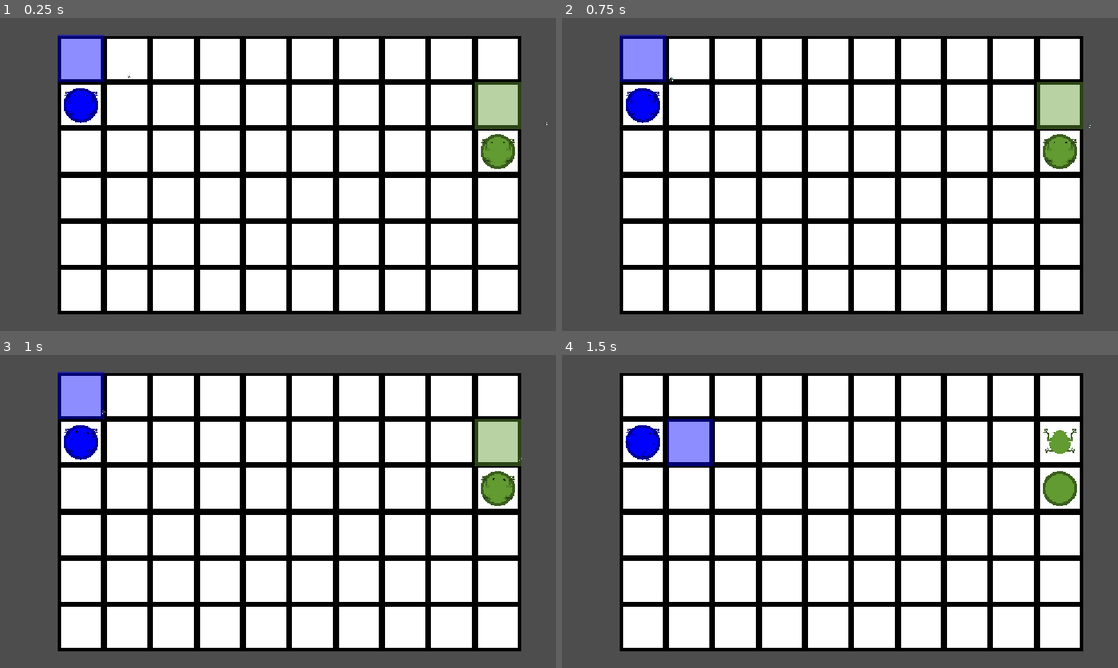
Above: before the commit, frames 1-4 (two rows, left to right).
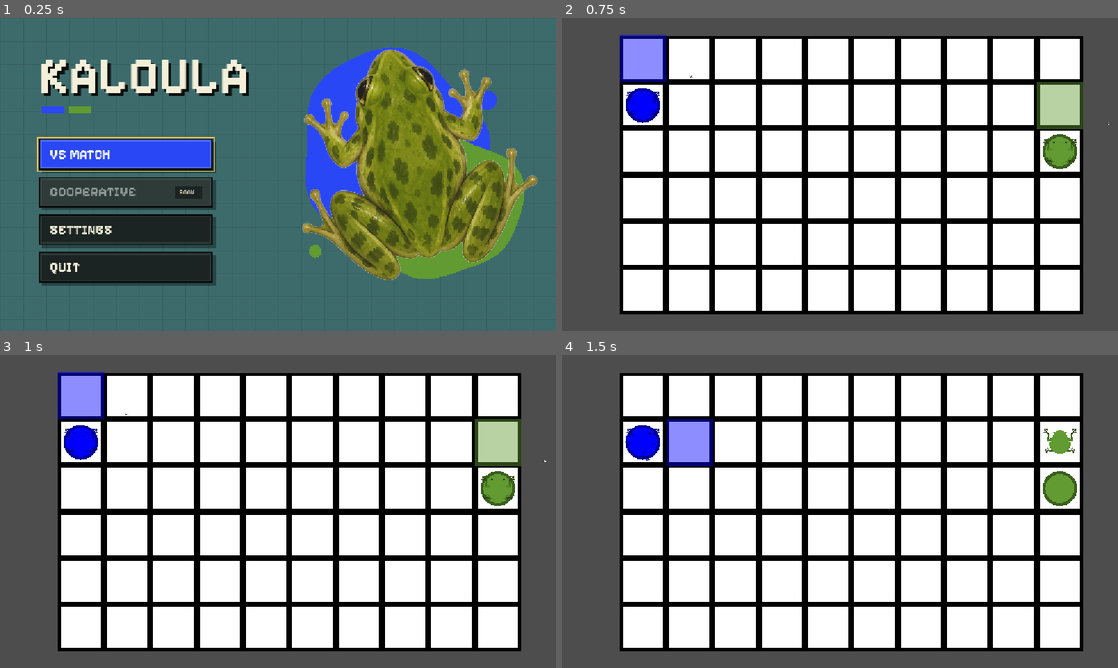
Above: after the commit, the same moments.

Repository: Jasp137/kaloula
Game: Godot game, scene res://scenes/menu/main_menu.tscn
Two runs of this game, one before a commit and one after it. Both use one fixed random seed, a clock stepped at 60 frames per second and the inputs below. Before the commit the project starts from res://scenes/game.tscn.
Inputs (mouse positions are in pixels of both pictures, inside the frame that each line leads up to):
- Up to frame 1 (0.25 s): no input
- Up to frame 2 (0.75 s): click (689, 155) at 0.5 s, where only the run after the commit has a clickable "VS MATCH"
- Up to frame 3 (1 s): no input
- Up to frame 4 (1.5 s): tap Enter at 1.25 s; hold D (turn_right) from 1.28 s (still down)

The runs differ from the first frame. In frame 1, 98% of the frame differs, in the area x 0-100%, y 0-100%; in frame 2, less than 0.1%; in frame 3, less than 0.1%; in frame 4, nothing differs.

Commit message:
Add a main menu with settings
scenes/menu/main_menu.tscn is now the start scene:
- VS MATCH starts scenes/game.tscn
- COOPERATIVE is greyed out with a SOON tag; choosing it shows
  "Cooperative isn't available yet."
- SETTINGS: sound effects and music volume sliders (saved to
  user://settings.cfg); Esc or BACK returns
- QUIT
Keyboard/gamepad focus starts on VS MATCH. The menu plays
bossa_antigua.mp3 on the new Music bus; the sound slider previews
frog_hop.mp3 on the new SFX bus.

Adds default_bus_layout.tres (Music, SFX), GameSettings
(scripts/game_settings.gd) to load/save/apply the volumes, and the
title frog art (assets/ui/frog_title.png). Uses the HUD branch's pixel
panel and font.

Co-Authored-By: Claude Opus 5.5 <noreply@anthropic.com>
Claude-Session: https://claude.ai/code/session_01NwJUmPYu1kZEJfoB7r212R

Diff:
--- /dev/null
+++ b/client/kaloula/default_bus_layout.tres
@@ -0,0 +1,15 @@
+[gd_resource type="AudioBusLayout" format=3]
+
+[resource]
+bus/1/name = &"Music"
+bus/1/solo = false
+bus/1/mute = false
+bus/1/bypass_fx = false
+bus/1/volume_db = 0.0
+bus/1/send = &"Master"
+bus/2/name = &"SFX"
+bus/2/solo = false
+bus/2/mute = false
+bus/2/bypass_fx = false
+bus/2/volume_db = 0.0
+bus/2/send = &"Master"
--- a/client/kaloula/project.godot
+++ b/client/kaloula/project.godot
@@ -11,7 +11,7 @@
 [application]
 
 config/name="Kaloula"
-run/main_scene="uid://bmm0yn086uric"
+run/main_scene="res://scenes/menu/main_menu.tscn"
 config/features=PackedStringArray("4.7", "GL Compatibility")
 config/icon="res://icon.svg"
 
--- /dev/null
+++ b/client/kaloula/scenes/menu/main_menu.gd
@@ -0,0 +1,372 @@
+class_name MainMenu
+extends Control
+## Title screen: VS match, Cooperative (not available yet), Settings (sound and
+## music volume) and Quit. Plays the menu music on the "Music" bus.
+
+## Scene started by "VS MATCH".
+@export_file("*.tscn") var vs_match_scene := "res://scenes/game.tscn"
+@export var music: AudioStream = preload("res://assets/audio/bossa_antigua.mp3")
+## Played on the "SFX" bus when the sound slider is let go, to preview the volume.
+@export var sound_preview: AudioStream = preload("res://assets/audio/frog_hop.mp3")
+
+const FONT_REGULAR := preload("res://assets/fonts/pixelify-sans-latin-400-normal.woff2")
+const FONT_SEMIBOLD := preload("res://assets/fonts/pixelify-sans-latin-600-normal.woff2")
+const FONT_BOLD := preload("res://assets/fonts/pixelify-sans-latin-700-normal.woff2")
+const FROG_ART := preload("res://assets/ui/frog_title.png")
+
+const TEXT := Color("f3efd9")
+const TEXT_DIM := Color("c9c4ad")
+const BLUE := Color("2a47f5")
+const GREEN := Color("619b31")
+const POND := Color("3d6b6c")
+const POND_LINE := Color("36605f")
+const FOCUS := Color("f2c14e")
+
+var _main: Control
+var _settings: Control
+var _vs_button: Button
+var _settings_back: Button
+var _toast: PanelContainer
+var _toast_tween: Tween
+var _music_player: AudioStreamPlayer
+var _sfx_player: AudioStreamPlayer
+var _sound_value: Label
+var _music_value: Label
+
+
+func _ready() -> void:
+	GameSettings.load_settings()
+	set_anchors_preset(Control.PRESET_FULL_RECT)
+	_build_background()
+	_build_main()
+	_build_settings()
+	_build_toast()
+	_music_player = AudioStreamPlayer.new()
+	_music_player.bus = GameSettings.MUSIC_BUS
+	if music is AudioStreamMP3:
+		music.loop = true
+	_music_player.stream = music
+	add_child(_music_player)
+	_music_player.play()
+	_sfx_player = AudioStreamPlayer.new()
+	_sfx_player.bus = GameSettings.SFX_BUS
+	_sfx_player.stream = sound_preview
+	add_child(_sfx_player)
+	_show_main()
+
+
+func _unhandled_input(event: InputEvent) -> void:
+	if event.is_action_pressed("ui_cancel") and _settings.visible:
+		_show_main()
+		get_viewport().set_input_as_handled()
+
+
+# --- actions --------------------------------------------------------------------
+
+func _on_vs_match() -> void:
+	get_tree().change_scene_to_file(vs_match_scene)
+
+
+func _on_cooperative() -> void:
+	_show_toast("Cooperative isn't available yet.")
+
+
+func _on_quit() -> void:
+	get_tree().quit()
+
+
+func _show_main() -> void:
+	if _settings.visible:
+		GameSettings.save_settings()
+	_settings.hide()
+	_main.show()
+	_vs_button.grab_focus()
+
+
+func _show_settings() -> void:
+	_main.hide()
+	_settings.show()
+	_settings_back.grab_focus()
+
+
+func _show_toast(message: String) -> void:
+	(_toast.get_child(0).get_child(1) as Label).text = message
+	if _toast_tween:
+		_toast_tween.kill()
+	_toast.modulate.a = 1.0
+	_toast.show()
+	_toast_tween = create_tween()
+	_toast_tween.tween_interval(1.9)
+	_toast_tween.tween_property(_toast, "modulate:a", 0.0, 0.3)
+	_toast_tween.tween_callback(_toast.hide)
+
+
+# --- building -------------------------------------------------------------------
+
+func _build_background() -> void:
+	var bg := Control.new()
+	bg.set_anchors_preset(Control.PRESET_FULL_RECT)
+	bg.mouse_filter = Control.MOUSE_FILTER_IGNORE
+	bg.draw.connect(func() -> void:
+		bg.draw_rect(Rect2(Vector2.ZERO, bg.size), POND)
+		var line := Color(POND_LINE, 0.7)
+		var x := 0.0
+		while x < bg.size.x:
+			bg.draw_rect(Rect2(x, 0, 2, bg.size.y), line)
+			x += 48.0
+		var y := 0.0
+		while y < bg.size.y:
+			bg.draw_rect(Rect2(0, y, bg.size.x, 2), line)
+			y += 48.0)
+	bg.resized.connect(bg.queue_redraw)
+	add_child(bg)
+
+
+func _build_main() -> void:
+	_main = Control.new()
+	_main.set_anchors_preset(Control.PRESET_FULL_RECT)
+	_main.mouse_filter = Control.MOUSE_FILTER_IGNORE
+	add_child(_main)
+
+	# key art: paint blobs in the two player colours behind the frog
+	var art := Control.new()
+	art.mouse_filter = Control.MOUSE_FILTER_IGNORE
+	art.position = Vector2(600, 60)
+	art.size = Vector2(500, 480)
+	art.draw.connect(func() -> void:
+		_blob(art, Vector2(210, 200), Vector2(190, 190), BLUE, 1.0)
+		_blob(art, Vector2(320, 325), Vector2(160, 150), GREEN, 2.0)
+		art.draw_circle(Vector2(410, 110), 20, BLUE)
+		art.draw_circle(Vector2(53, 423), 13, GREEN))
+	_main.add_child(art)
+	var frog := TextureRect.new()
+	frog.texture = FROG_ART
+	frog.texture_filter = CanvasItem.TEXTURE_FILTER_LINEAR_WITH_MIPMAPS
+	frog.expand_mode = TextureRect.EXPAND_IGNORE_SIZE
+	frog.stretch_mode = TextureRect.STRETCH_KEEP_ASPECT_CENTERED
+	frog.mouse_filter = Control.MOUSE_FILTER_IGNORE
+	frog.position = Vector2(600, 60)
+	frog.size = Vector2(500, 470)
+	frog.pivot_offset = frog.size * 0.5
+	frog.rotation_degrees = -12.0
+	_main.add_child(frog)
+
+	var title := _label("KALOULA", FONT_BOLD, 104, TEXT)
+	title.add_theme_color_override("font_shadow_color", Color("0b0f0e"))
+	title.add_theme_constant_override("shadow_offset_x", 6)
+	title.add_theme_constant_override("shadow_offset_y", 6)
+	title.position = Vector2(80, 58)
+	_main.add_child(title)
+	for i in 2:
+		var stripe := ColorRect.new()
+		stripe.color = [BLUE, GREEN][i]
+		stripe.position = Vector2(86 + i * 56, 182)
+		stripe.size = Vector2(46, 14)
+		stripe.mouse_filter = Control.MOUSE_FILTER_IGNORE
+		_main.add_child(stripe)
+
+	var menu := VBoxContainer.new()
+	menu.position = Vector2(80, 250)
+	menu.custom_minimum_size = Vector2(360, 0)
+	menu.add_theme_constant_override("separation", 14)
+	_main.add_child(menu)
+	_vs_button = _menu_button("VS MATCH", BLUE, Color("4d67ff"), Color.WHITE)
+	_vs_button.pressed.connect(_on_vs_match)
+	menu.add_child(_vs_button)
+	var coop := _menu_button("COOPERATIVE", Color("2f3b39"), Color("3a4745"), Color("8d9893"))
+	coop.mouse_default_cursor_shape = Control.CURSOR_FORBIDDEN
+	coop.tooltip_text = "Not available yet"
+	coop.pressed.connect(_on_cooperative)
+	var soon := PanelContainer.new()
+	var soon_style := StyleBoxFlat.new()
+	soon_style.bg_color = Color("1c2423")
+	soon_style.set_content_margin_all(5)
+	soon_style.content_margin_left = 8
+	soon_style.content_margin_right = 8
+	soon.add_theme_stylebox_override("panel", soon_style)
+	soon.mouse_filter = Control.MOUSE_FILTER_IGNORE
+	soon.add_child(_label("SOON", FONT_SEMIBOLD, 13, TEXT_DIM))
+	soon.set_anchors_and_offsets_preset(Control.PRESET_CENTER_RIGHT)
+	soon.offset_left = -78
+	soon.offset_right = -22
+	soon.offset_top = -13
+	soon.offset_bottom = 13
+	coop.add_child(soon)
+	menu.add_child(coop)
+	var settings := _menu_button("SETTINGS", Color("1c2423"), Color("2c3937"), TEXT)
+	settings.pressed.connect(_show_settings)
+	menu.add_child(settings)
+	var quit := _menu_button("QUIT", Color("1c2423"), Color("2c3937"), TEXT)
+	quit.pressed.connect(_on_quit)
+	menu.add_child(quit)
+
+
+func _build_settings() -> void:
+	_settings = CenterContainer.new()
+	_settings.set_anchors_preset(Control.PRESET_FULL_RECT)
+	add_child(_settings)
+	var panel := PanelContainer.new()
+	var style := PixelStyleBox.new(0.0)
+	style.shadow_offset = Vector2(8, 8)
+	style.shadow = Color(0, 0, 0, 0.35)
+	style.content_margin_left = 40
+	style.content_margin_right = 40
+	style.content_margin_top = 34
+	style.content_margin_bottom = 36
+	panel.add_theme_stylebox_override("panel", style)
+	panel.custom_minimum_size = Vector2(560, 0)
+	_settings.add_child(panel)
+	var box := VBoxContainer.new()
+	box.add_theme_constant_override("separation", 30)
+	panel.add_child(box)
+	box.add_child(_label("SETTINGS", FONT_BOLD, 44, TEXT))
+	_sound_value = _volume_row(box, "Sound effects", Color("b6c4ff"), BLUE, GameSettings.sound,
+			func(v: float) -> void:
+				GameSettings.set_sound(v)
+				_sound_value.text = "%d%%" % roundi(v * 100.0),
+			func() -> void: _sfx_player.play())
+	_music_value = _volume_row(box, "Music", Color("b6e08c"), GREEN, GameSettings.music,
+			func(v: float) -> void:
+				GameSettings.set_music(v)
+				_music_value.text = "%d%%" % roundi(v * 100.0),
+			Callable())
+	_settings_back = _menu_button("BACK", Color("2f3b39"), Color("3a4745"), TEXT, 56, 24)
+	_settings_back.size_flags_horizontal = Control.SIZE_SHRINK_BEGIN
+	_settings_back.custom_minimum_size.x = 150
+	_settings_back.pressed.connect(_show_main)
+	box.add_child(_settings_back)
+
+
+## A labelled volume slider. Returns the label showing the percentage.
+func _volume_row(parent: Control, title: String, value_color: Color, fill: Color, start: float,
+		on_change: Callable, on_release: Callable) -> Label:
+	var row := VBoxContainer.new()
+	row.add_theme_constant_override("separation", 10)
+	parent.add_child(row)
+	var head := HBoxContainer.new()
+	row.add_child(head)
+	var name_label := _label(title, FONT_SEMIBOLD, 22, TEXT)
+	name_label.size_flags_horizontal = Control.SIZE_EXPAND_FILL
+	head.add_child(name_label)
+	var value := _label("%d%%" % roundi(start * 100.0), FONT_BOLD, 22, value_color)
+	head.add_child(value)
+	var slider := HSlider.new()
+	slider.min_value = 0.0
+	slider.max_value = 1.0
+	slider.step = 0.05
+	slider.value = start
+	slider.custom_minimum_size = Vector2(0, 30)
+	var track := StyleBoxFlat.new()
+	track.bg_color = Color("0b0f0e")
+	track.content_margin_top = 8
+	track.content_margin_bottom = 8
+	var filled := StyleBoxFlat.new()
+	filled.bg_color = fill
+	filled.border_color = Color("0b0f0e")
+	filled.border_width_top = 3
+	filled.border_width_bottom = 3
+	filled.border_width_left = 3
+	filled.content_margin_top = 8
+	filled.content_margin_bottom = 8
+	slider.add_theme_stylebox_override("slider", track)
+	slider.add_theme_stylebox_override("grabber_area", filled)
+	slider.add_theme_stylebox_override("grabber_area_highlight", filled)
+	var focus := StyleBoxFlat.new()
+	focus.draw_center = false
+	focus.border_color = FOCUS
+	focus.set_border_width_all(3)
+	focus.set_expand_margin_all(4)
+	slider.add_theme_stylebox_override("focus", focus)
+	var knob := _knob_texture(Color(TEXT))
+	slider.add_theme_icon_override("grabber", knob)
+	slider.add_theme_icon_override("grabber_highlight", _knob_texture(Color.WHITE))
+	slider.value_changed.connect(on_change)
+	if on_release.is_valid():
+		slider.drag_ended.connect(func(_changed: bool) -> void: on_release.call())
+	row.add_child(slider)
+	return value
+
+
+func _build_toast() -> void:
+	_toast = PanelContainer.new()
+	var style := PixelStyleBox.new(14.0)
+	style.content_margin_left = 20
+	style.content_margin_right = 20
+	style.shadow_offset = Vector2(6, 6)
+	_toast.add_theme_stylebox_override("panel", style)
+	_toast.mouse_filter = Control.MOUSE_FILTER_IGNORE
+	_toast.set_anchors_and_offsets_preset(Control.PRESET_CENTER_BOTTOM)
+	_toast.grow_horizontal = Control.GROW_DIRECTION_BOTH
+	_toast.offset_top = -88
+	_toast.offset_bottom = -40
+	var row := HBoxContainer.new()
+	row.add_theme_constant_override("separation", 12)
+	_toast.add_child(row)
+	var bang := _label("!", FONT_BOLD, 22, FOCUS)
+	row.add_child(bang)
+	row.add_child(_label("", FONT_SEMIBOLD, 20, TEXT))
+	_toast.hide()
+	add_child(_toast)
+
+
+func _menu_button(text: String, fill: Color, inner: Color, text_color: Color, height: int = 64,
+		font_size: int = 28) -> Button:
+	var b := Button.new()
+	b.text = text
+	b.alignment = HORIZONTAL_ALIGNMENT_LEFT
+	b.custom_minimum_size = Vector2(0, height)
+	b.add_theme_font_override("font", FONT_BOLD)
+	b.add_theme_font_size_override("font_size", font_size)
+	for state in ["font_color", "font_hover_color", "font_pressed_color", "font_focus_color", "font_hover_pressed_color"]:
+		b.add_theme_color_override(state, text_color)
+	var normal := PixelStyleBox.new(0.0)
+	normal.fill = fill
+	normal.inner = inner
+	normal.shadow = Color(0, 0, 0, 0.35)
+	normal.shadow_offset = Vector2(6, 6)
+	normal.content_margin_left = 22
+	normal.content_margin_right = 22
+	var hover: PixelStyleBox = normal.duplicate()
+	hover.fill = fill.lightened(0.12)
+	hover.inner = inner.lightened(0.12)
+	var pressed: PixelStyleBox = normal.duplicate()
+	pressed.shadow_offset = Vector2(2, 2)
+	pressed.fill = fill.darkened(0.1)
+	var focus := StyleBoxFlat.new()
+	focus.draw_center = false
+	focus.border_color = FOCUS
+	focus.set_border_width_all(3)
+	focus.set_expand_margin_all(5)
+	b.add_theme_stylebox_override("normal", normal)
+	b.add_theme_stylebox_override("hover", hover)
+	b.add_theme_stylebox_override("pressed", pressed)
+	b.add_theme_stylebox_override("hover_pressed", pressed)
+	b.add_theme_stylebox_override("focus", focus)
+	return b
+
+
+static func _label(text: String, font: Font, font_size: int, color: Color) -> Label:
+	var l := Label.new()
+	l.text = text
+	l.add_theme_font_override("font", font)
+	l.add_theme_font_size_override("font_size", font_size)
+	l.add_theme_color_override("font_color", color)
+	l.mouse_filter = Control.MOUSE_FILTER_IGNORE
+	return l
+
+
+static func _knob_texture(color: Color) -> ImageTexture:
+	var img := Image.create(22, 30, false, Image.FORMAT_RGBA8)
+	img.fill(Color("0b0f0e"))
+	img.fill_rect(Rect2i(3, 3, 16, 24), color)
+	return ImageTexture.create_from_image(img)
+
+
+## An organic paint blob.
+static func _blob(canvas: CanvasItem, center: Vector2, radius: Vector2, color: Color, seed_value: float) -> void:
+	var pts := PackedVector2Array()
+	for i in 48:
+		var a := TAU * i / 48.0
+		var wobble := 1.0 + 0.06 * sin(a * 3.0 + seed_value) + 0.04 * sin(a * 5.0 + seed_value * 2.0)
+		pts.append(center + Vector2(cos(a) * radius.x, sin(a) * radius.y) * wobble)
+	canvas.draw_colored_polygon(pts, color)
--- /dev/null
+++ b/client/kaloula/scenes/menu/main_menu.tscn
@@ -0,0 +1,12 @@
+[gd_scene format=3]
+
+[ext_resource type="Script" path="res://scenes/menu/main_menu.gd" id="1_menu"]
+
+[node name="MainMenu" type="Control"]
+layout_mode = 3
+anchors_preset = 15
+anchor_right = 1.0
+anchor_bottom = 1.0
+grow_horizontal = 2
+grow_vertical = 2
+script = ExtResource("1_menu")
--- /dev/null
+++ b/client/kaloula/scripts/game_settings.gd
@@ -0,0 +1,51 @@
+class_name GameSettings
+extends RefCounted
+## Player settings: sound-effect and music volume, saved to user://settings.cfg.
+## Volumes are 0..1 and drive the "SFX" and "Music" audio buses
+## (default_bus_layout.tres). Put sound players on the matching bus.
+
+const PATH := "user://settings.cfg"
+const SFX_BUS := "SFX"
+const MUSIC_BUS := "Music"
+
+static var sound := 0.8
+static var music := 0.6
+
+
+## Read the saved settings (if any) and apply them to the audio buses.
+static func load_settings() -> void:
+	var cfg := ConfigFile.new()
+	if cfg.load(PATH) == OK:
+		sound = clampf(cfg.get_value("audio", "sound", sound), 0.0, 1.0)
+		music = clampf(cfg.get_value("audio", "music", music), 0.0, 1.0)
+	apply()
+
+
+static func save_settings() -> void:
+	var cfg := ConfigFile.new()
+	cfg.set_value("audio", "sound", sound)
+	cfg.set_value("audio", "music", music)
+	cfg.save(PATH)
+
+
+static func set_sound(value: float) -> void:
+	sound = clampf(value, 0.0, 1.0)
+	apply()
+
+
+static func set_music(value: float) -> void:
+	music = clampf(value, 0.0, 1.0)
+	apply()
+
+
+static func apply() -> void:
+	_set_bus(SFX_BUS, sound)
+	_set_bus(MUSIC_BUS, music)
+
+
+static func _set_bus(bus_name: String, volume: float) -> void:
+	var idx := AudioServer.get_bus_index(bus_name)
+	if idx == -1:
+		return
+	AudioServer.set_bus_mute(idx, volume <= 0.0)
+	AudioServer.set_bus_volume_db(idx, linear_to_db(maxf(volume, 0.0001)))
Binary file added: client/kaloula/assets/ui/frog_title.png
Not shown, added: client/kaloula/assets/ui/frog_title.png.import
Not shown, added: client/kaloula/scenes/menu/main_menu.gd.uid
Not shown, added: client/kaloula/scripts/game_settings.gd.uid
